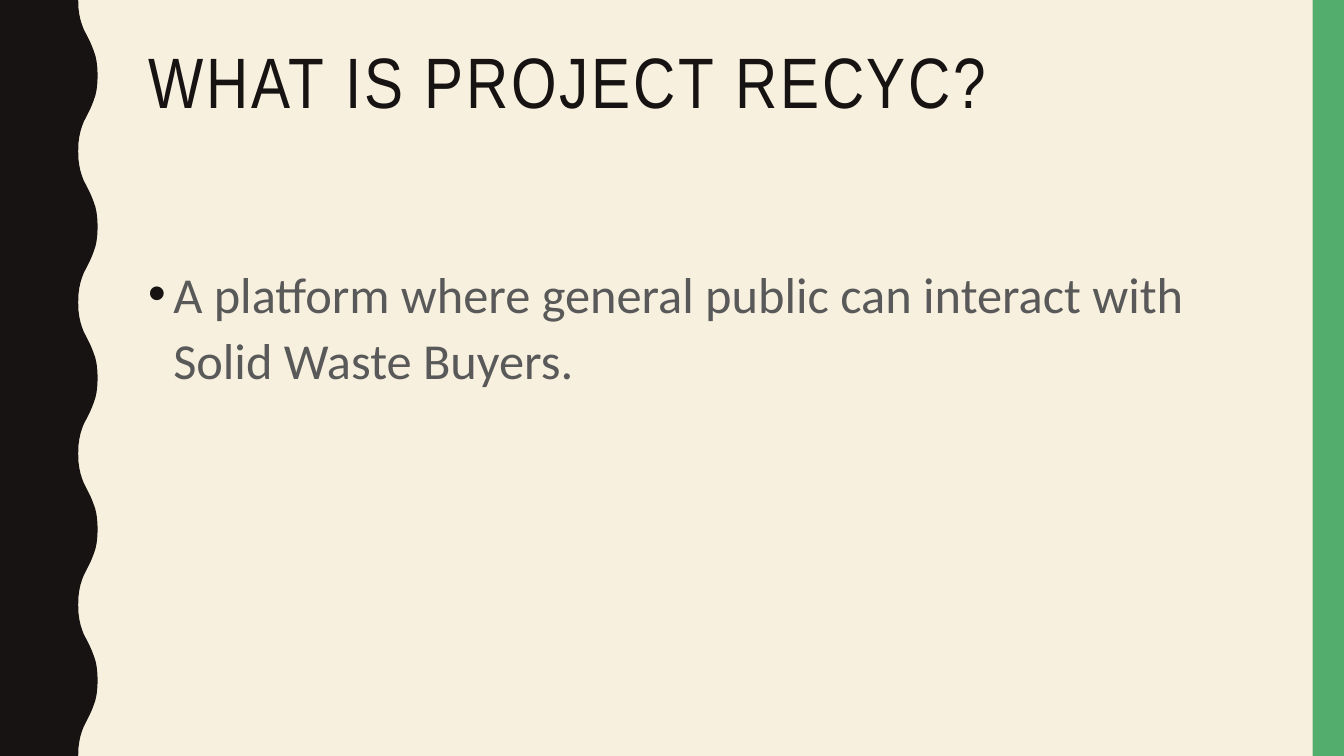
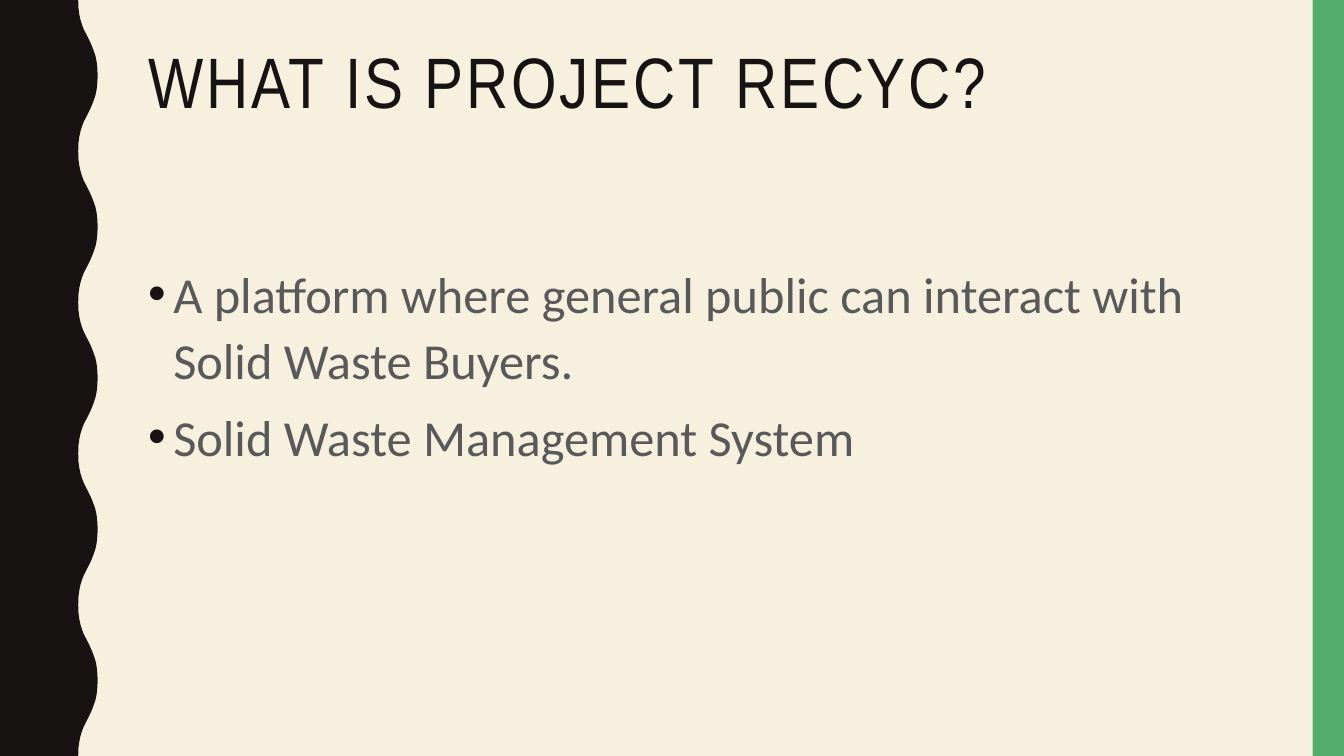
Before and after one commit to hisni/CO227-Project, a slide deck: slide 2 of Presantation/Project RECYC.pptx. Drawn at 1344x756 pixels with LibreOffice and Linux fonts; fonts in the diff are those of the drawing. Boxes give left, top, right and bottom in pixels: in the first picture for what was removed or moved away, otherwise in the second. Text is boxed around its words. In the diff, an @@ line names an element or a change of style, - is before the commit and + after.

Commit message:
Presentation edits

```diff
--- a/Presantation/Project RECYC.pptx
+++ b/Presantation/Project RECYC.pptx
@@ text at [173,421,855,465]: paragraph added @@
+• Solid Waste Management System
```
